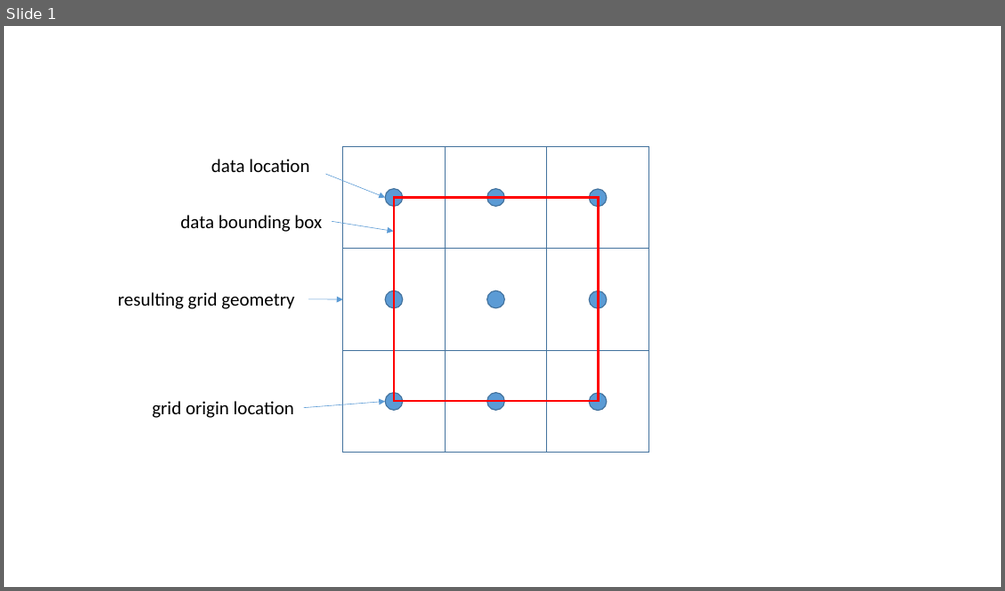
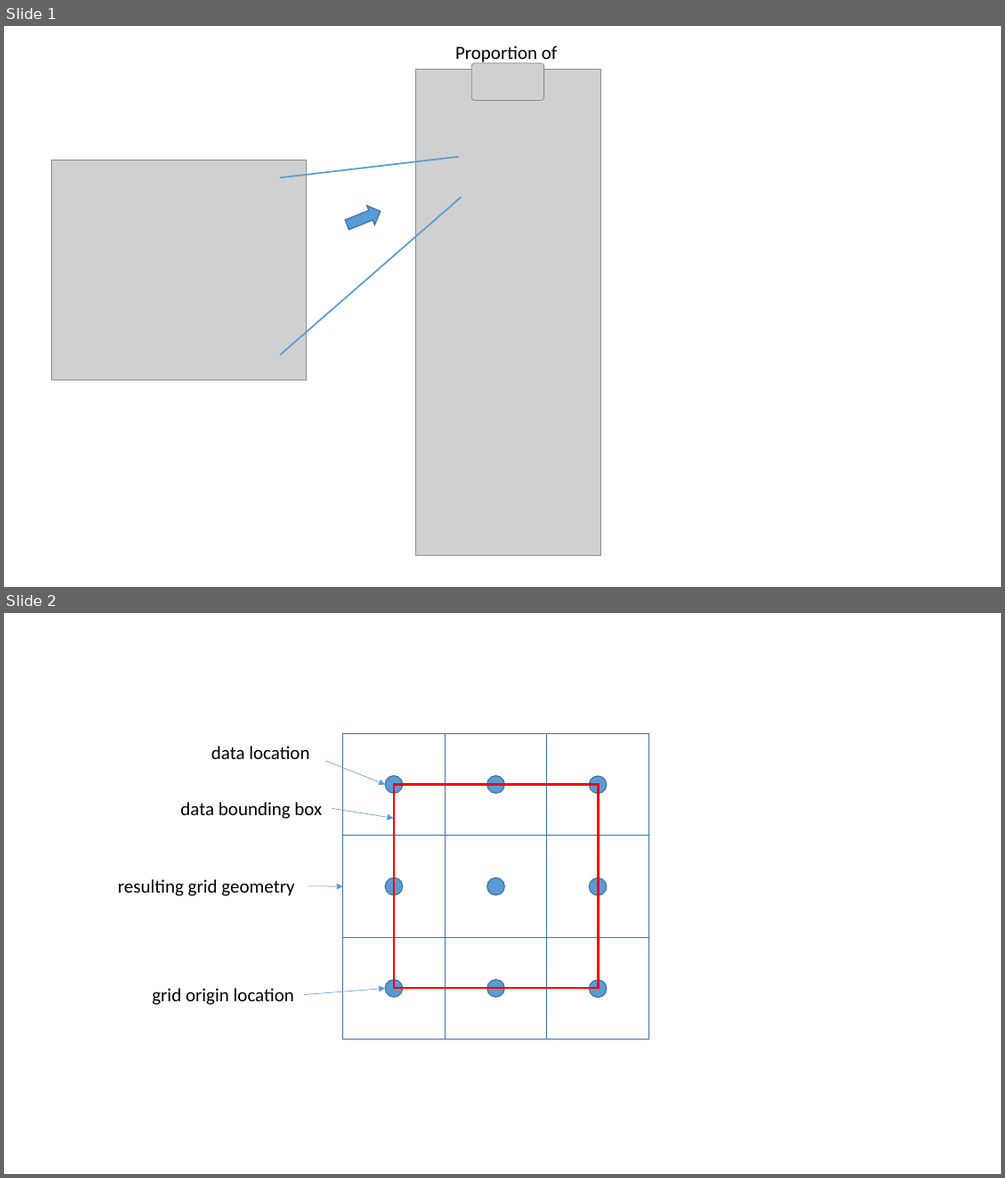
Before and after one commit to PauloCarvalhoRJ/gammaray, a slide deck: docs/figures.pptx. Shown one above the other, each under a label of ours: slide 1 before the commit, slides 1 and 2 after it. The pictures are 1005x591 and 1005x1178 pixels, drawn with LibreOffice and Linux fonts; fonts in the diff are those of the drawing; grey boxes stand for pictures. Boxes give left, top, right and bottom in pixels: in the first picture for what was removed or moved away, otherwise in the second. Text is boxed around its words. In the diff, an @@ line names an element or a change of style, - is before the commit and + after.

```diff
--- a/docs/figures.pptx
+++ b/docs/figures.pptx
@@ slide 1 added at bbox=[4, 26, 1001, 587], background #FFFFFF @@
@@ text added at bbox=[455, 46, 557, 65], 18 pt, text #000000 @@
+Proportion of
@@ picture added at bbox=[415, 70, 600, 556] @@
@@ picture added at bbox=[471, 63, 544, 101] @@
@@ line added from (280, 178) to (459, 157), #5B9BD5 1.5 pt @@
@@ picture added at bbox=[52, 160, 306, 379] @@
@@ line added from (280, 355) to (461, 197), #5B9BD5 1.5 pt @@
@@ right arrow added at bbox=[343, 201, 384, 234], fill #5B9BD5, outline #43739E 1 pt @@
@@ what was slide 1 is now slide 2 @@
```
Also in this commit, not shown: 1 other file.
